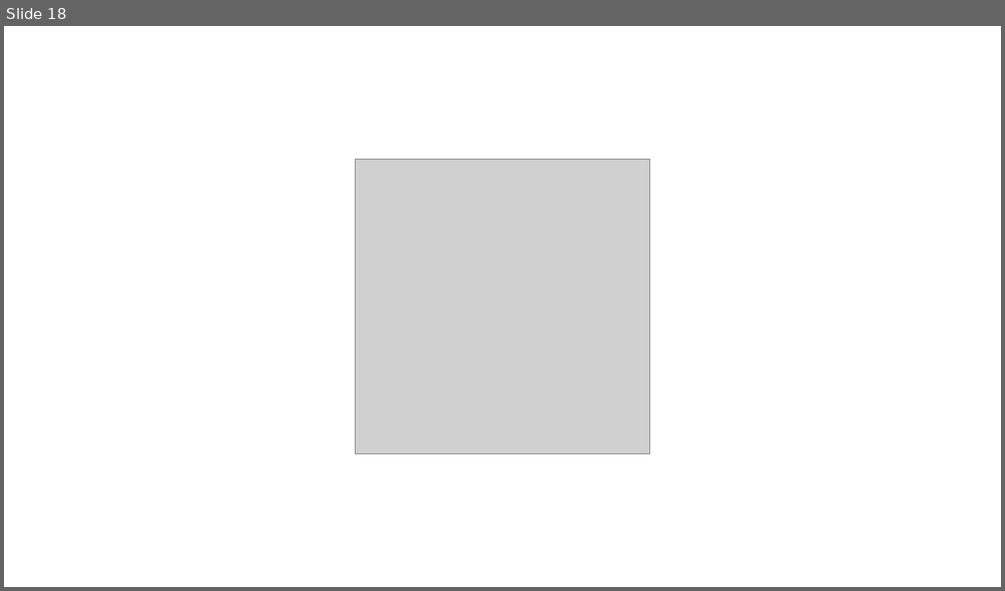
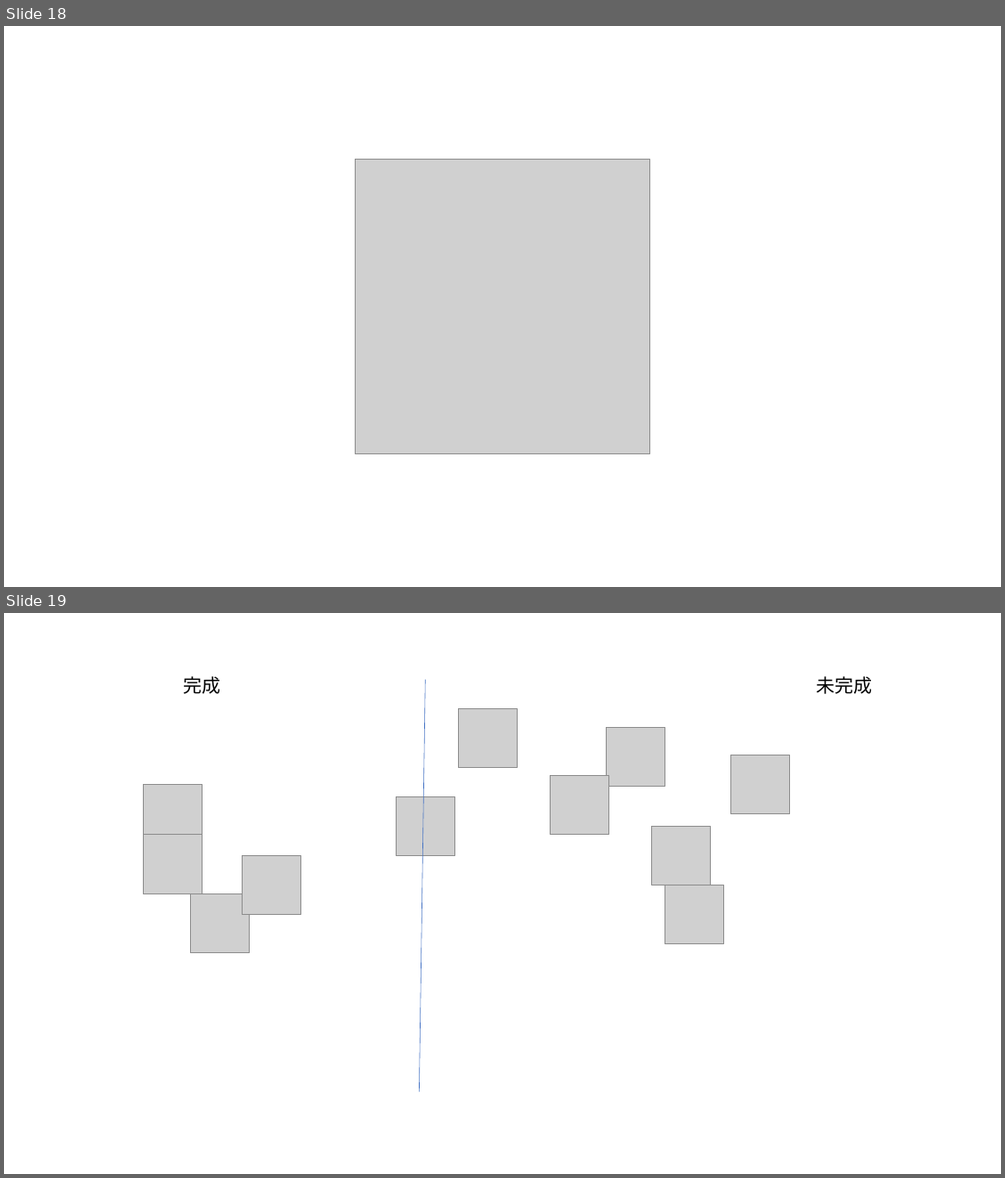
Before and after one commit to fai227/ball-game, a slide deck: _tmp/イメージ.pptx. Shown one above the other, each under a label of ours: slide 18 before the commit, slides 18 and 19 after it. The pictures are 1005x591 and 1005x1178 pixels, drawn with LibreOffice and Linux fonts; fonts in the diff are those of the drawing; grey boxes stand for pictures. Boxes give left, top, right and bottom in pixels: in the first picture for what was removed or moved away, otherwise in the second. Text is boxed around its words. In the diff, an @@ line names an element or a change of style, - is before the commit and + after.

```diff
--- a/_tmp/イメージ.pptx
+++ b/_tmp/イメージ.pptx
@@ slide 19 added at [4,613,1001,1174], background #FFFFFF @@
@@ text added at [184,676,221,694], 18 pt, text #000000 @@
+完成
@@ line added from (425, 680) to (419, 1092), #4472C4 0.5 pt @@
@@ text added at [816,676,872,694], 18 pt, text #000000 @@
+未完成
@@ picture added at [459,709,518,768] @@
@@ picture added at [606,728,665,787] @@
@@ picture added at [731,755,790,814] @@
@@ picture added at [143,784,202,844] @@
@@ picture added at [396,796,455,855] @@
@@ picture added at [550,776,610,835] @@
@@ picture added at [652,826,711,885] @@
@@ picture added at [143,835,202,893] @@
@@ picture added at [242,855,301,915] @@
@@ picture added at [190,894,250,953] @@
@@ picture added at [665,885,724,944] @@
```
Also in this commit, not shown: 1 other slide added, 1 slide removed, 2 other files.
